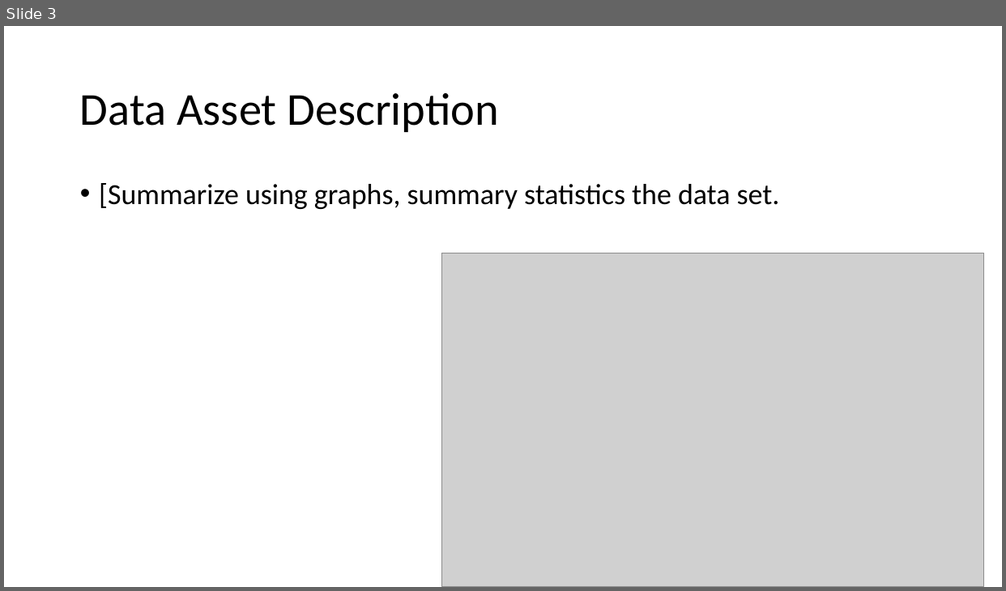
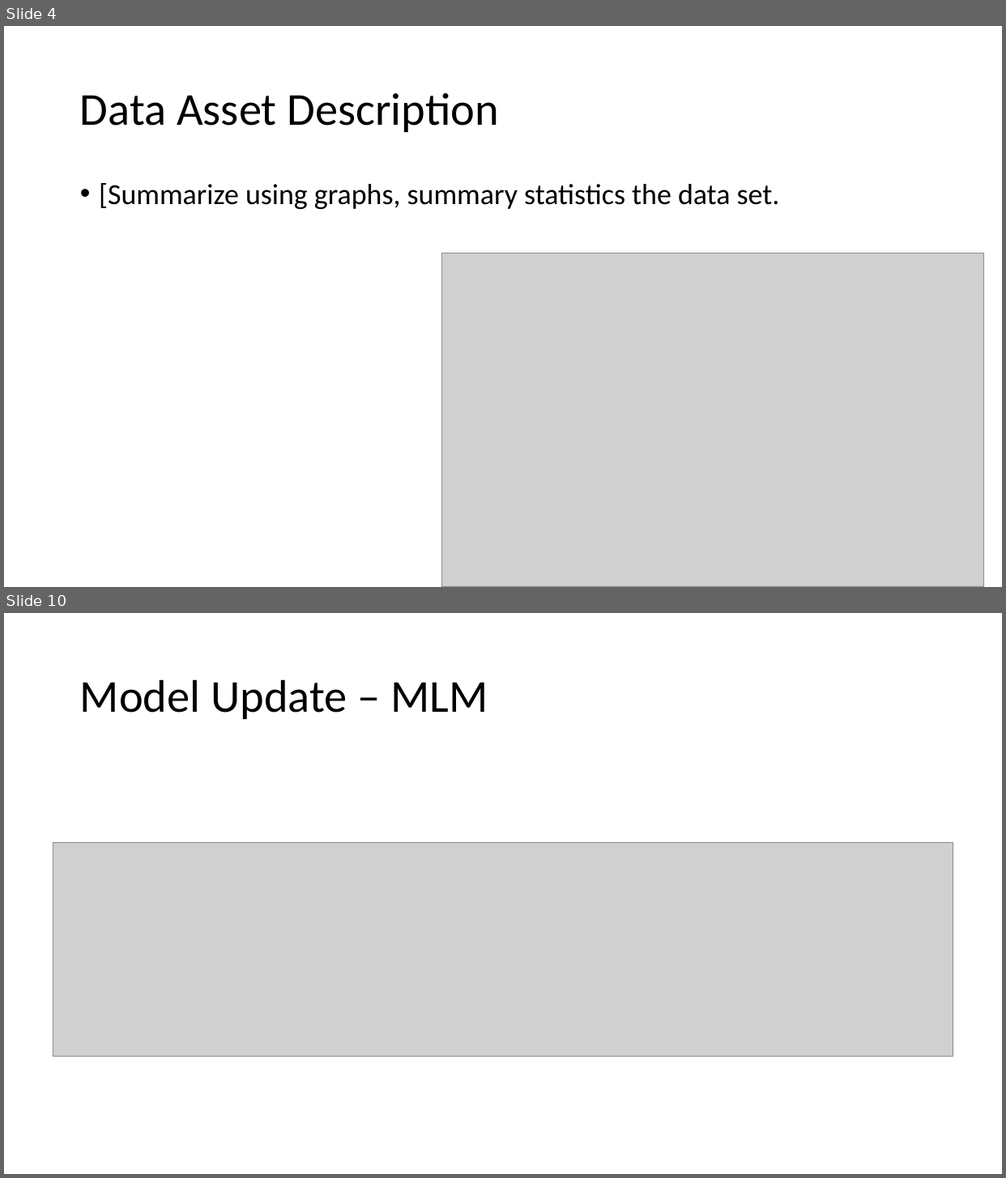
Before and after one commit to donaldsonm731/Asthma_Prediction, a slide deck: Mid_Semester_Pres.pptx. Shown one above the other, each under a label of ours: slide 3 before the commit, slides 4 and 10 after it; the slides between them are not shown. The pictures are 1006x591 and 1006x1178 pixels, drawn with LibreOffice and Linux fonts; fonts in the diff are those of the drawing; grey boxes stand for pictures. Boxes give left, top, right and bottom in pixels: in the first picture for what was removed or moved away, otherwise in the second. Text is boxed around its words. In the diff, an @@ line names an element or a change of style, - is before the commit and + after.

```diff
--- a/Mid_Semester_Pres.pptx
+++ b/Mid_Semester_Pres.pptx
@@ slide 10 added at <box>4,613,1002,1174</box>, background #FFFFFF @@
@@ title added at <box>80,679,488,719</box>, 44 pt, text #000000 @@
+Model Update – MLM
@@ picture added at <box>53,843,953,1057</box> @@
@@ what was slide 3 is now slide 4 @@
```
Also in this commit, not shown: 4 slides changed, 8 other slides added, 1 other file.
